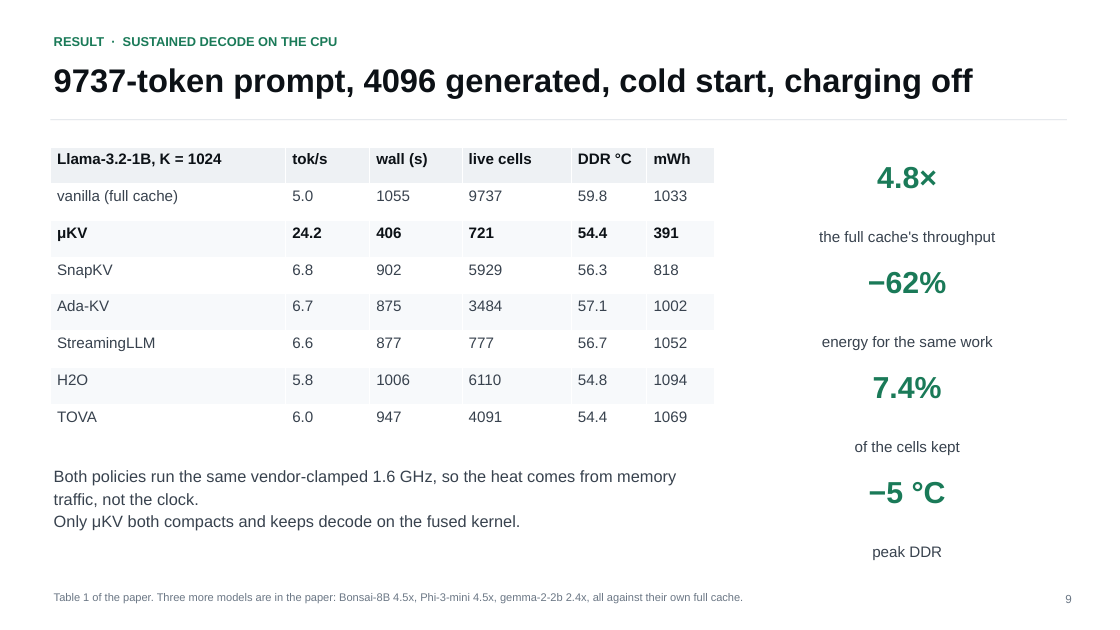
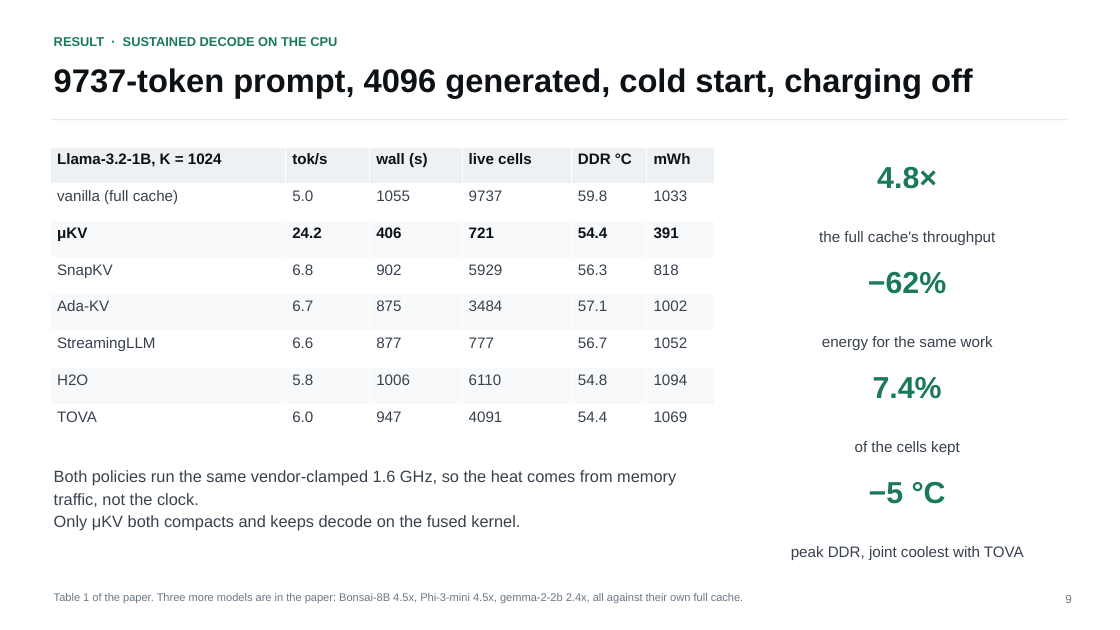
Before and after one commit to Romyull-Islam/EndurKV, a slide deck: slide 9 of muKV_paper_talk.pptx. Drawn at 1120x630 pixels with LibreOffice and Linux fonts; fonts in the diff are those of the drawing. Boxes give left, top, right and bottom in pixels: in the first picture for what was removed or moved away, otherwise in the second. Text is boxed around its words. In the diff, an @@ line names an element or a change of style, - is before the commit and + after.

```diff
--- a/muKV_paper_talk.pptx
+++ b/muKV_paper_talk.pptx
@@ text at bbox=[791, 546, 1024, 560]: text changed @@
-peak DDR
+peak DDR, joint coolest with TOVA
```
Also in this commit, not shown: 4 other slides changed, 8 other files.
